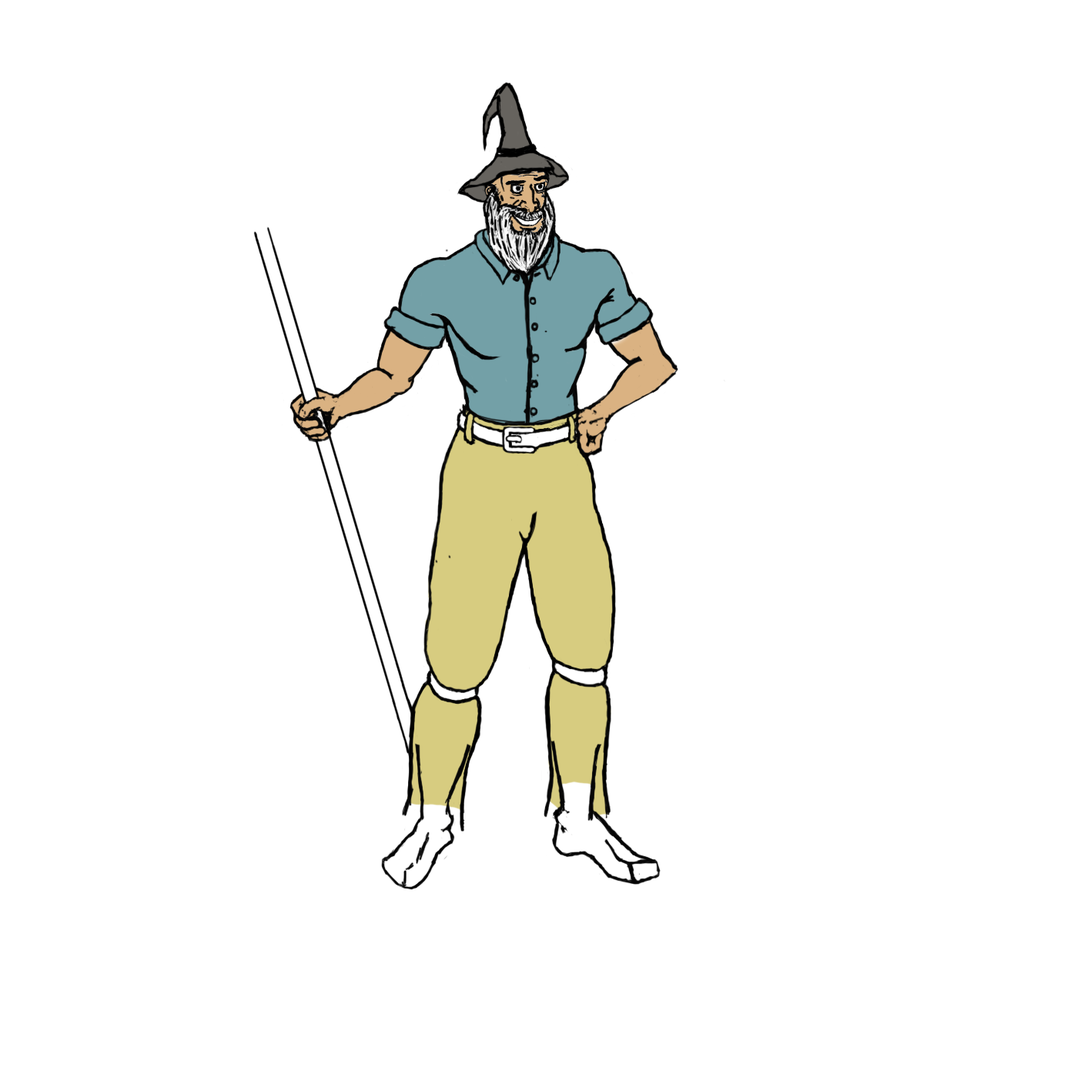
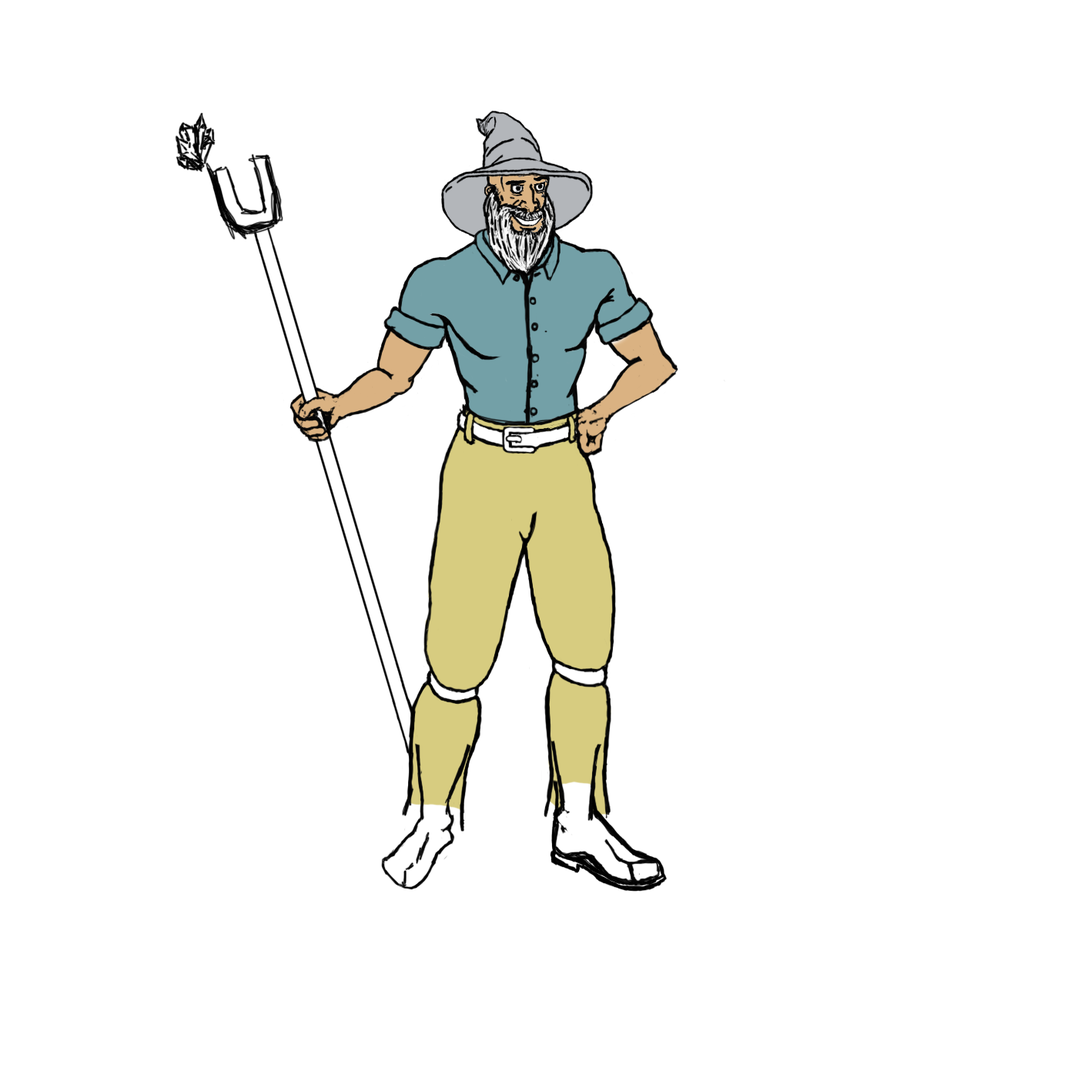
Revision of a layered 1091 x 1091 image; what changed, layer by layer:
added group "Wizard2" with 13 layers above "Layer 42" over (174, 85, 668, 892)
added layer "Layer 55" in group "Wizard2" over (174, 112, 284, 241)
added layer "Layer 54" in group "Wizard2" over (441, 110, 594, 239)
moved "Layer 51" into group "Wizard2", painted on it over (445, 81, 578, 253)
removed layer "Layer 52" over (462, 83, 568, 203)
moved "Layer 46" into group "Wizard2" over (482, 187, 557, 232)
added layer "Layer 57" in group "Wizard2" over (549, 779, 668, 892)
moved "Layer 49" into group "Wizard2", painted on it over (253, 225, 452, 564)
moved "Layer 45" into group "Wizard2", painted on it over (474, 191, 556, 239)
moved "Layer 43" into group "Wizard2" over (435, 221, 618, 833)
moved "Layer 35" into group "Wizard2" over (482, 184, 557, 232)
moved "Layer 42 copy" into group "Wizard2", painted on it over (281, 85, 668, 891)
moved "Layer 50" into group "Wizard2", painted on it over (435, 101, 614, 828)
added layer "Layer 56" in group "Wizard2" over (441, 109, 594, 239)
